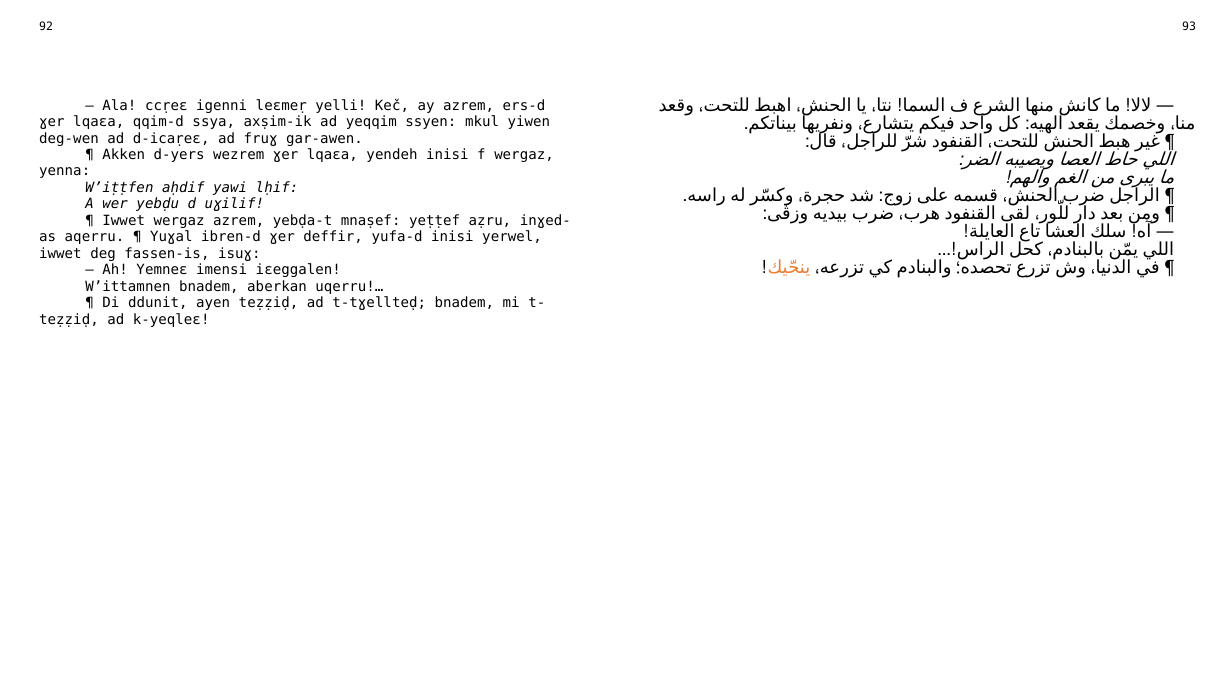
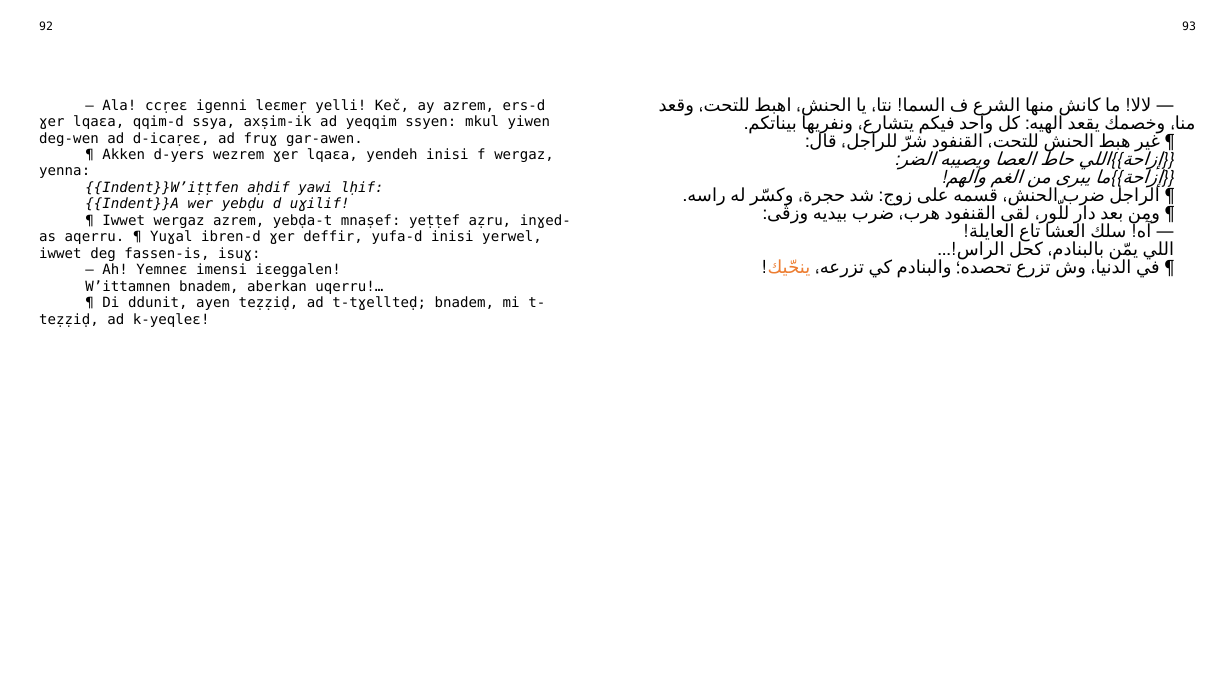
Before and after one commit to sferhah/tamacahut_n_wuccen, a slide deck: slide 44 of Uccen.ConsoleApp/Resources/pptx/uccen.arq.pptx. Drawn at 1232x693 pixels with LibreOffice and Linux fonts; fonts in the diff are those of the drawing. Boxes give left, top, right and bottom in pixels: in the first picture for what was removed or moved away, otherwise in the second. Text is boxed around its words. In the diff, an @@ line names an element or a change of style, - is before the commit and + after.

```diff
--- a/Uccen.ConsoleApp/Resources/pptx/uccen.arq.pptx
+++ b/Uccen.ConsoleApp/Resources/pptx/uccen.arq.pptx
@@ table at (x1=30, y1=15, x2=1205, y2=668) @@
-row 3, column 1: — Ala! ccṛeɛ igenni leɛmeṛ yelli! Keč, ay azrem, ers-d ɣer lqaɛa, qqim-d ssya, axṣim-ik ad yeqqim ssyen: mkul yiwen deg-wen ad d-icaṛeɛ, ad fruɣ gar-awen. / ¶ Akken d-yers wezrem ɣer lqaɛa, yendeh inisi f wergaz, yenna: / W’iṭṭfen aḥdif yawi lḥif: / A wer yebḍu d uɣilif! / ¶ Iwwet wergaz azrem, yebḍa-t mnaṣef: yeṭṭef aẓru, inɣed-as aqerru. ¶ Yuɣal ibren-d ɣer deffir, yufa-d inisi yerwel, iwwet deg fassen-is, isuɣ: / — Ah! Yemneɛ imensi iɛeggalen! / W’ittamnen bnadem, aberkan uqerru!… / ¶ Di ddunit, ayen teẓẓiḍ, ad t-tɣellteḍ; bnadem, mi t-teẓẓiḍ, ad k-yeqleɛ!
+row 3, column 1: — Ala! ccṛeɛ igenni leɛmeṛ yelli! Keč, ay azrem, ers-d ɣer lqaɛa, qqim-d ssya, axṣim-ik ad yeqqim ssyen: mkul yiwen deg-wen ad d-icaṛeɛ, ad fruɣ gar-awen. / ¶ Akken d-yers wezrem ɣer lqaɛa, yendeh inisi f wergaz, yenna: / {{Indent}}W’iṭṭfen aḥdif yawi lḥif: / {{Indent}}A wer yebḍu d uɣilif! / ¶ Iwwet wergaz azrem, yebḍa-t mnaṣef: yeṭṭef aẓru, inɣed-as aqerru. ¶ Yuɣal ibren-d ɣer deffir, yufa-d inisi yerwel, iwwet deg fassen-is, isuɣ: / — Ah! Yemneɛ imensi iɛeggalen! / W’ittamnen bnadem, aberkan uqerru!… / ¶ Di ddunit, ayen teẓẓiḍ, ad t-tɣellteḍ; bnadem, mi t-teẓẓiḍ, ad k-yeqleɛ!
-row 3, column 3: — لالا! ما كانش منها الشرع ف السما! نتا، يا الحنش، اهبط للتحت، وقعد منا، وخصمك يقعد الهيه: كل واحد فيكم يتشارع، ونفريها بيناتكم. / ¶ غير هبط الحنش للتحت، القنفود شرّ للراجل، قال: / اللي حاط العصا ويصيبه الضر: / ما يبرى من الغم والهم! / ¶ الراجل ضرب الحنش، قسمه على زوج: شد حجرة، وكسّر له راسه. / ¶ ومن بعد دار للّور، لقى القنفود هرب، ضرب بيديه وزڨى: / — آه! سلك العشا تاع العايلة! / اللي يمّن بالبنادم، كحل الراس!... / ¶ في الدنيا، وش تزرع تحصده؛ والبنادم كي تزرعه، ينحّيك!
+row 3, column 3: — لالا! ما كانش منها الشرع ف السما! نتا، يا الحنش، اهبط للتحت، وقعد منا، وخصمك يقعد الهيه: كل واحد فيكم يتشارع، ونفريها بيناتكم. / ¶ غير هبط الحنش للتحت، القنفود شرّ للراجل، قال: / {{إزاحة}}اللي حاط العصا ويصيبه الضر: / {{إزاحة}}ما يبرى من الغم والهم! / ¶ الراجل ضرب الحنش، قسمه على زوج: شد حجرة، وكسّر له راسه. / ¶ ومن بعد دار للّور، لقى القنفود هرب، ضرب بيديه وزڨى: / — آه! سلك العشا تاع العايلة! / اللي يمّن بالبنادم، كحل الراس!... / ¶ في الدنيا، وش تزرع تحصده؛ والبنادم كي تزرعه، ينحّيك!
```
Also in this commit, not shown: 7 other slides changed, 10 other files.
